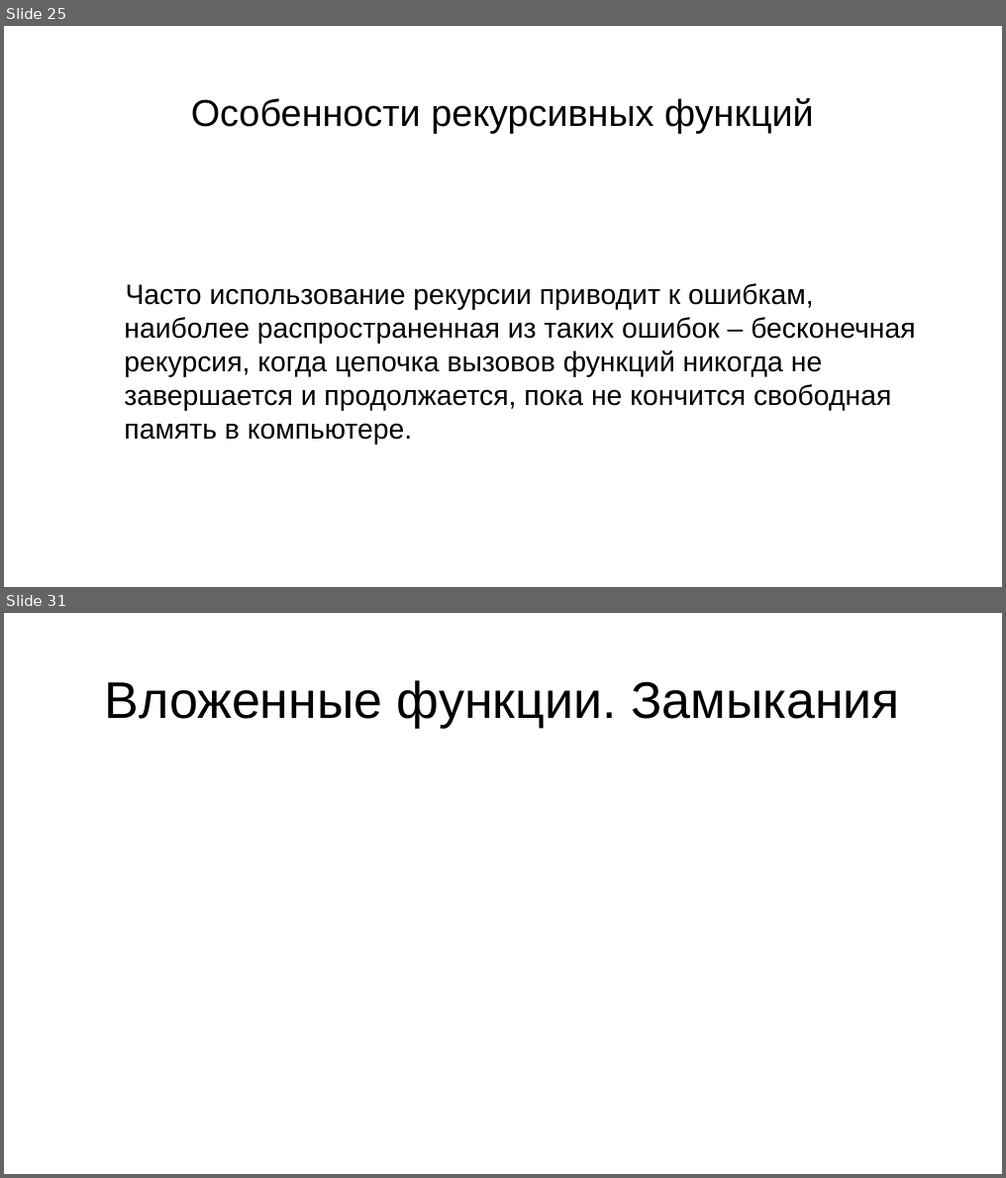
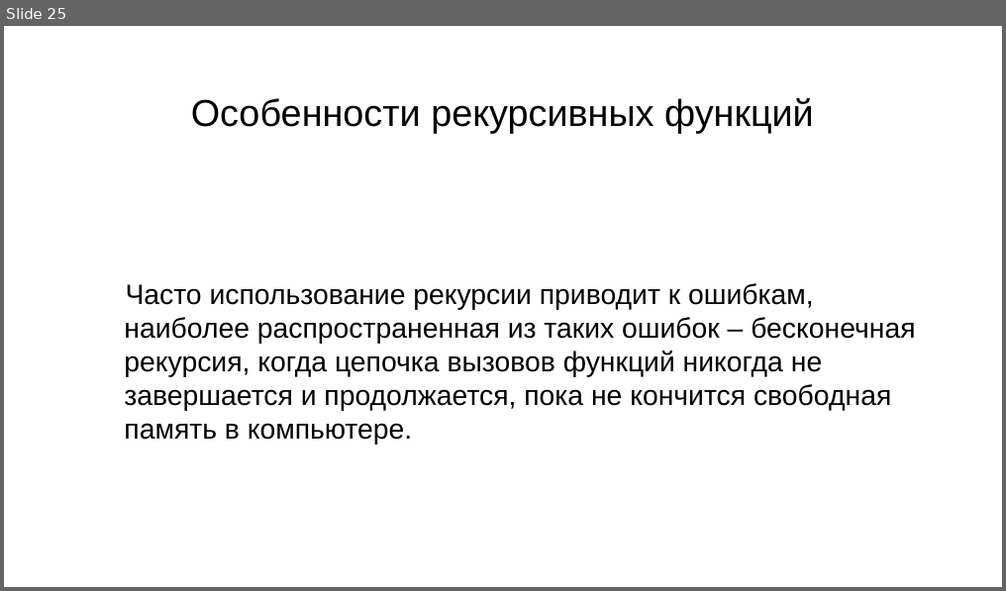
Before and after one commit to maxchv/LearnPython, a slide deck: week04/08.Functions.pptx. Shown one above the other, each under a label of ours: slides 25 and 31 before the commit, slide 25 after it; the slides between them are not shown. The pictures are 1006x1178 and 1006x591 pixels, drawn with LibreOffice and Linux fonts; fonts in the diff are those of the drawing. Boxes give left, top, right and bottom in pixels: in the first picture for what was removed or moved away, otherwise in the second. Text is boxed around its words. In the diff, an @@ line names an element or a change of style, - is before the commit and + after.

```diff
--- a/week04/08.Functions.pptx
+++ b/week04/08.Functions.pptx
@@ slide 31 removed at (4,613,1002,1174), background #FFFFFF @@
@@ title removed at (105,680,900,729) @@
-Вложенные функции. Замыкания
```
Also in this commit, not shown: 6 other slides removed, 5 other files.
